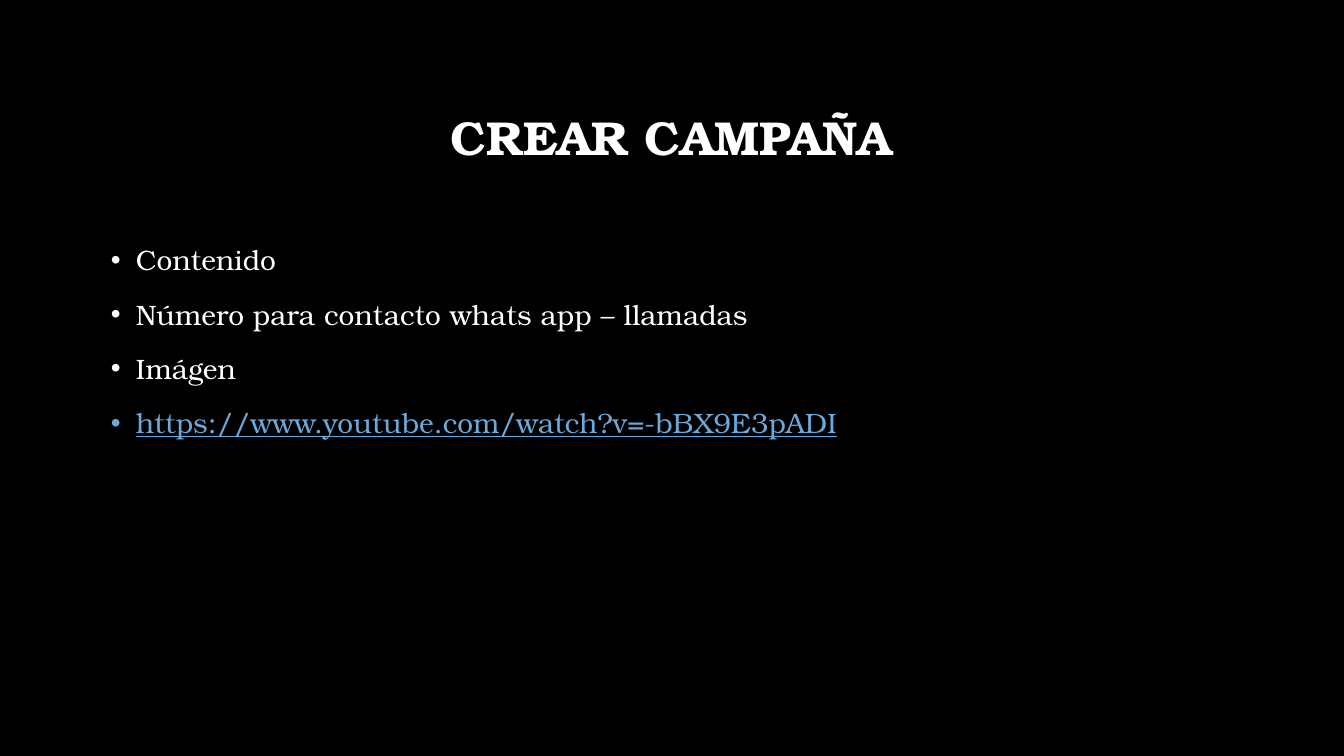
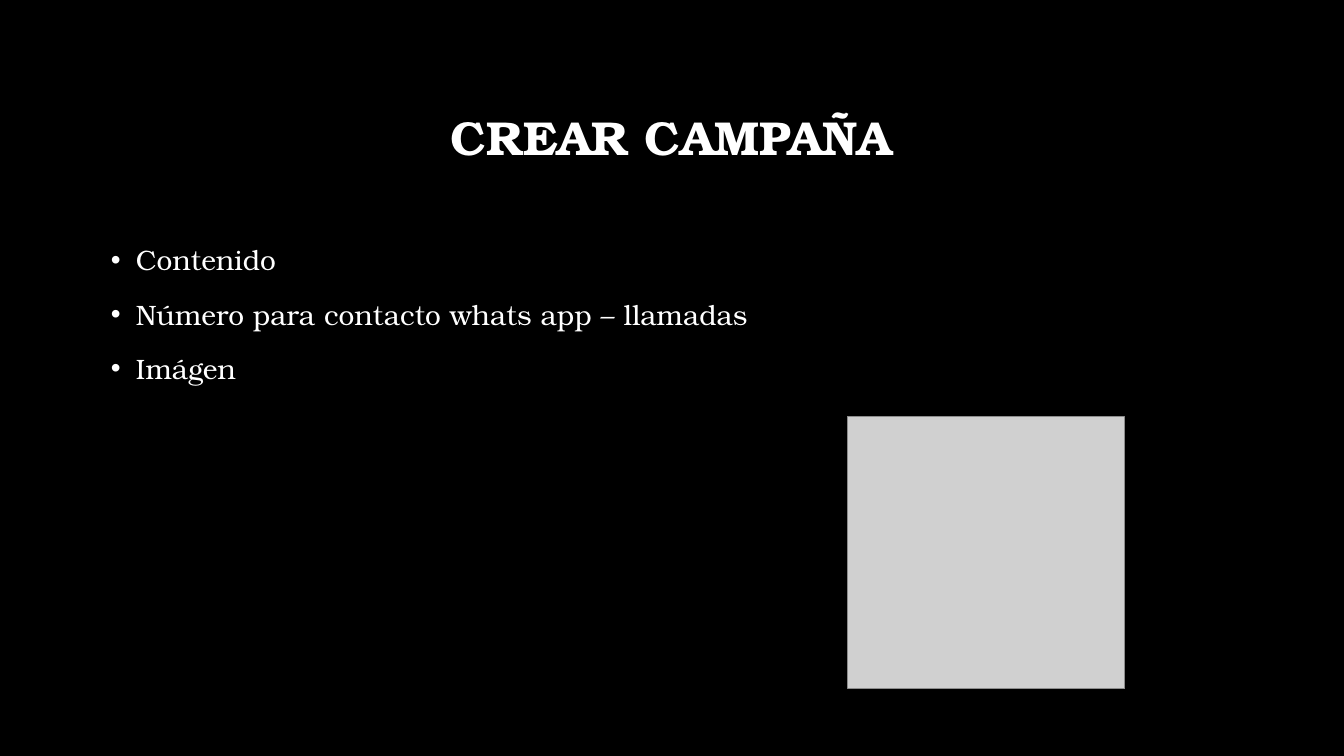
Before and after one commit to vega9190/Cuentos, a slide deck: slide 10 of Transpo/Presentacion.pptx. Drawn at 1344x756 pixels with LibreOffice and Linux fonts; fonts in the diff are those of the drawing; grey boxes stand for pictures; background and template pictures are left out. Boxes give left, top, right and bottom in pixels: in the first picture for what was removed or moved away, otherwise in the second. Text is boxed around its words. In the diff, an @@ line names an element or a change of style, - is before the commit and + after.

```diff
--- a/Transpo/Presentacion.pptx
+++ b/Transpo/Presentacion.pptx
@@ text at (x1=136, y1=413, x2=837, y2=440): paragraph removed @@
-• https://www.youtube.com/watch?v=-bBX9E3pADI
@@ picture added at (x1=848, y1=417, x2=1125, y2=690) @@
```
Also in this commit, not shown: 3 other slides changed, 3 slides added, 1 other file.
